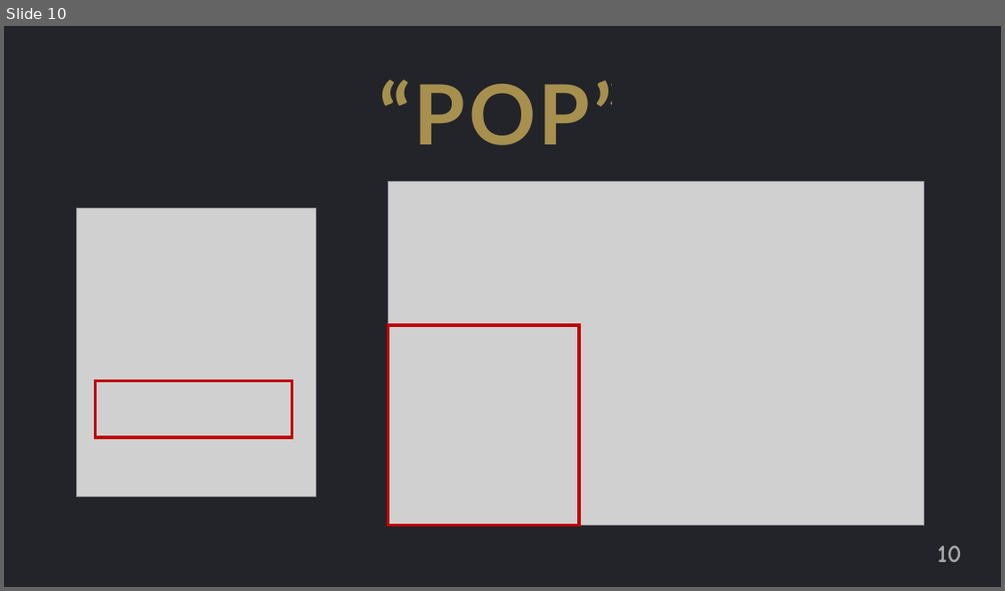
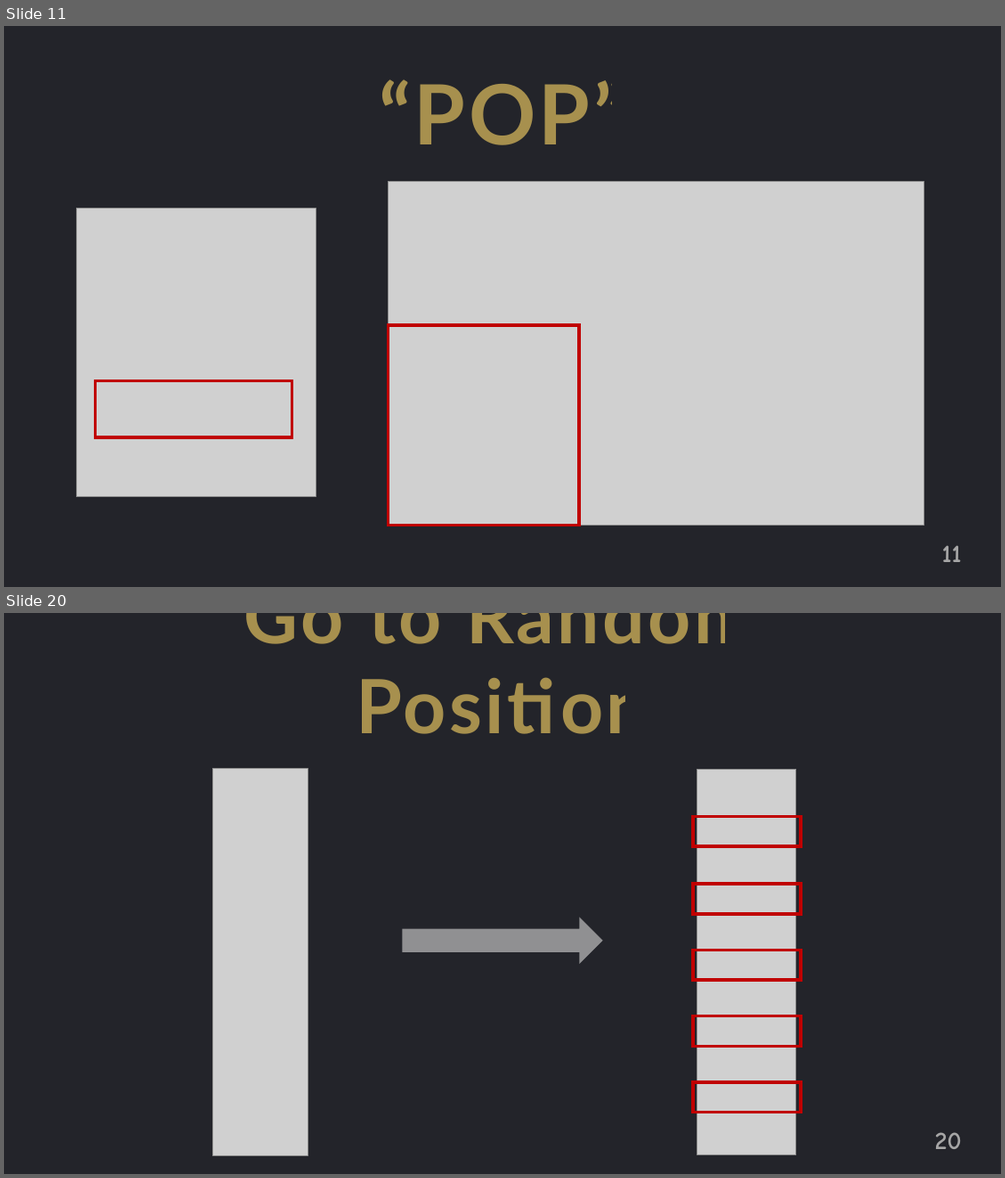
Before and after one commit to jguo108/My-Programming-Courses, a slide deck: Scratch for Newbies/Level1/Lesson 4 - Ghost Buster/Notes/Notes.pptx. Shown one above the other, each under a label of ours: slide 10 before the commit, slides 11 and 20 after it; the slides between them are not shown. The pictures are 1005x591 and 1005x1178 pixels, drawn with LibreOffice and Linux fonts; fonts in the diff are those of the drawing; grey boxes stand for pictures. Boxes give left, top, right and bottom in pixels: in the first picture for what was removed or moved away, otherwise in the second. Text is boxed around its words. In the diff, an @@ line names an element or a change of style, - is before the commit and + after.

```diff
--- a/Scratch for Newbies/Level1/Lesson 4 - Ghost Buster/Notes/Notes.pptx
+++ b/Scratch for Newbies/Level1/Lesson 4 - Ghost Buster/Notes/Notes.pptx
@@ slide 20 added at [4,613,1001,1174], background #FFFFFF @@
@@ rectangle added at [4,613,1001,1174], fill #23242A @@
@@ text added at [244,613,757,734], 72 pt, text #FFD966 at 60% opacity, bold @@
+Go to Random Position
@@ picture added at [212,769,307,1155] @@
@@ picture added at [697,769,796,1154] @@
@@ rectangle added at [693,817,801,846], outline #C00000 3 pt @@
@@ rectangle added at [693,884,801,914], outline #C00000 3 pt @@
@@ right arrow added at [403,916,603,964], fill #BFBFBF at 70% opacity @@
@@ rectangle added at [693,949,801,980], outline #C00000 3 pt @@
@@ rectangle added at [693,1016,801,1046], outline #C00000 3 pt @@
@@ rectangle added at [693,1082,801,1111], outline #C00000 3 pt @@
@@ page number added at [935,1132,962,1149], 24 pt, text #A6A6A6, bold @@
+20
@@ what was slide 10 is now slide 11 @@
@@ page number at [942,545,962,562]: text changed @@
-10
+11
```
Also in this commit, not shown: 9 other slides added, 7 other files.
